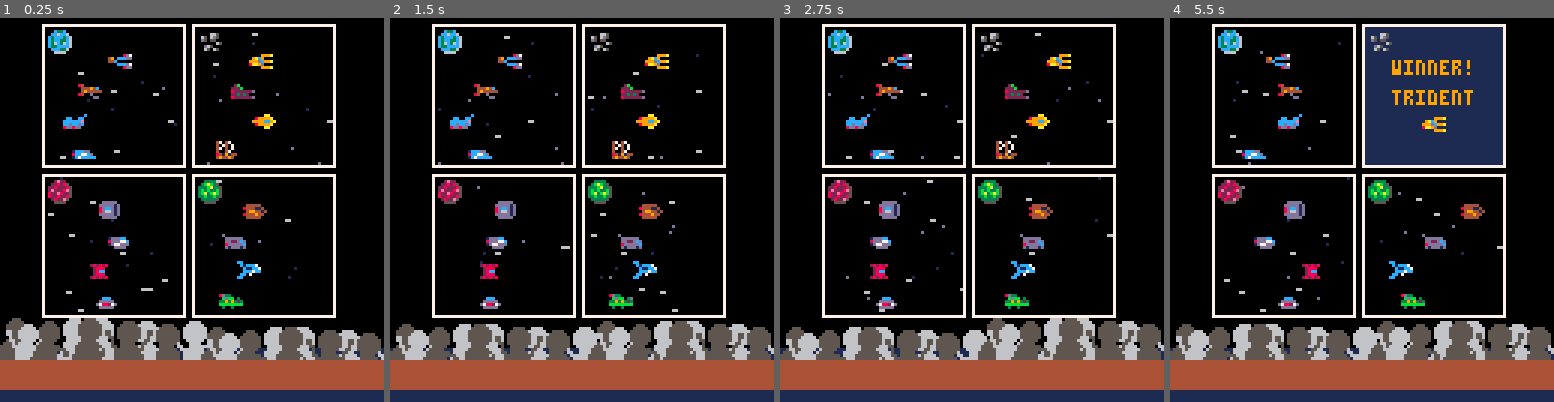
Above: before the commit, frames 1-4 (left to right).
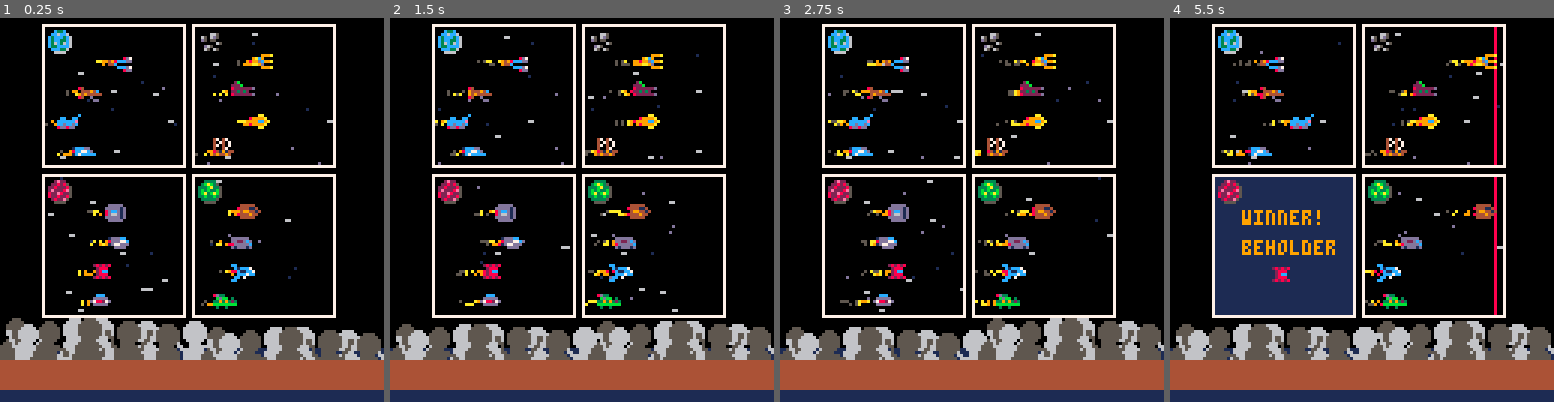
Above: after the commit, the same moments.

Repository: suspicious-smoke/club-bets-pico8
Game: PICO-8 cartridge club-bets.p8
The game is run twice, just before and just after one commit, with the same random seed, the same clock (stepped at 60 frames per second) and the same inputs.
Inputs:
- Up to frame 1 (0.25 s): no input
- Up to frame 2 (1.5 s): tap X (X key) at 0.33, 1.07 s; tap O (Z key) at 0.7 s
- Up to frame 3 (2.75 s): hold Right 1.6-2.1 s; tap O (Z key) at 1.7, 2.1, 2.5 s; tap X (X key) at 1.85 s; hold Up 2.15-2.42 s; hold Right from 2.47 s (still down)
- Up to frame 4 (5.5 s): tap O (Z key) every 0.4 s from 2.9 to 5.3 s; tap X (X key) at 2.97, 4.08, 5.2 s; release Right at 3.03 s; hold Left 3.08-3.58 s; hold Down 3.63-3.97 s; hold Right 4.02-4.68 s; hold Up 4.73-5.03 s; hold Left from 5.08 s (still down)

The runs differ from the first frame. In frame 1, 3.0% of the frame differs, in the area x 11-72%, y 9-76%; in frame 2, 3.8%; in frame 3, 4.2%; in frame 4, 28%, in the area x 11-87%, y 2-78%.

Commit message:
flame effect

Diff:
--- a/club-bets.p8
+++ b/club-bets.p8
@@ -103,6 +103,11 @@
 		add(stary,flr(rnd(128)))
 		add(starspd,rnd(2)+0.5)
 	end
+	effects={}
+	--two flame effects
+	f1c={8,9,10,5}--red effect
+	f2c={7,6,6,5}--white to grey
+	f3c={7,12,12,1}--blue flame
 
 	_upd=blank
 	_drw=blank
@@ -861,10 +866,11 @@
 
 function upd_watch_race()
 	animatestars()
+	update_fx()
 	sn=1.5*sin(time())--crowd sin wave
 	r_tmr+=1
 	state_tmr+=1
-	if r_tmr>5 then
+	if r_tmr>4 then
 		r_tmr=0
 		change_ship_pos()
 	end
@@ -898,6 +904,7 @@
 
 function drw_watch_race()
 	draw_starfield()
+	draw_fx()
 	--star covers
 	rectfill(0,0,14,128,0)
 	rectfill(111,0,128,128,0)
@@ -923,6 +930,7 @@
 		end
 		--player
 		for i_plyr=1,4 do
+			fire(21+race_px[i_arena][i_plyr]+_lx,i_plyr*10+_ly+5,-1,0,1,6,f1c)
 			p_spr=47+arenas[i_arena][i_plyr][1]
 			spr(p_spr,18+race_px[i_arena][i_plyr]+_lx,i_plyr*10+_ly)
 		end
@@ -1560,6 +1568,94 @@
 		starx[i]=_starx
 	end
 end
+
+--particles
+function add_fx(x,y,die,dx,dy,grav,grow,shrink,r,c_table,shwave)
+    local fx={
+        x=x,
+        y=y,
+        t=0,
+        die=die,
+        dx=dx,
+        dy=dy,
+        grav=grav,
+        grow=grow,
+        shrink=shrink,
+        r=r,
+        c=0,
+        c_table=c_table,
+        shwave=shwave
+    }
+    add(effects,fx)
+end
+
+function update_fx()
+ for fx in all(effects) do
+  --lifetime
+  fx.t+=1
+  if fx.t>fx.die then del(effects,fx) end
+
+  --color depends on lifetime
+  if fx.t/fx.die < 1/#fx.c_table then
+      fx.c=fx.c_table[1]
+
+  elseif fx.t/fx.die < 2/#fx.c_table then
+      fx.c=fx.c_table[2]
+
+  elseif fx.t/fx.die < 3/#fx.c_table then
+      fx.c=fx.c_table[3]
+
+  else
+      fx.c=fx.c_table[4]
+  end
+
+  --physics
+  if fx.grav then fx.dy+=.5 end
+  if fx.grow then fx.r+=.1 end
+  if fx.shrink then fx.r-=.1 end
+		if fx.shwave then fx.r+=1 end
+  --move
+  fx.x+=fx.dx
+  fx.y+=fx.dy
+ end
+end
+
+function draw_fx()
+ for fx in all(effects) do
+  --draw pixel for size 1, draw circle for larger
+  if fx.r<=1 then
+      pset(fx.x,fx.y,fx.c)
+  else
+  	 circfill(fx.x,fx.y,fx.r,fx.c)
+
+  end
+ end
+end
+
+-- fire effect
+--dx/dy should be mults of -+.5
+function fire(x,y,dx,dy,r,l,c_table)
+ for i=0, 1 do
+  --settings
+  add_fx(
+   x+rnd(1)-1/2,--x
+   y+rnd(1)-1/2,--y
+   l+rnd(l),--die
+   dx,--dx
+   dy,--dy
+   false,--gravity
+   false,--grow
+   true,--shrink
+   r,--radius
+   c_table,--color_table
+   false--shwave
+
+  )
+ end
+end
+
+
+
 __gfx__
 00000000000000000000000000000000000000000000000000000000000000000000000000000000000000000000000000000000000000000000000000000000
 0000003bbb1000000000000000000000000000000000000000000000000000000000000000000000000000000000000000000000000000000000000000000000
@@ -1585,14 +1681,14 @@
 00000000c33cccc600d650008228228533b33b3509a9a95006000600063106000000000000000000000000000000000000000000000000000000000055566660
 000000000ccc33600065065002822e5003333350009a950000666000006660000000000000000000000000000000000000000000000000000000000055566600
 00000000006666000000000000555500005555000000000000000000000000000000000000000000000000000000000000000000000000000000000000000000
-00000000000000000000000000000000000000000000000000000000000000000000000000000000000000000000000000000000000000000000000000000000
-00000000000000000000000000000000047047000ddddd00000000000000000000000000cc000000000000000000000000000000000000000000000000000000
-0000000002b00000000000000444440004074070ddddd1d0000008d7d0000000840000000c1ccc700000000c8d330000028282800000999a0000aa0000000000
-00000000222b00001dddcc0084441140047040708dccd1d0490cccdd0dddddd0044494c000c11cc70cc00cc00bdbb0300028880009ac9000089999a000ccc000
-1cccdd008222222d8ddd77c004994414040047008d66d1d044c000000dd22dcd0494444400ccc7cccccccce0339393230028cc00999dc99a9999cc9a0ddddd00
-8cc77cd0223232001d77ddd08444944008419144ddddd1d0000cccd708dddddc8400d0000cc07000ccdccdc0bbbbbbbb002888008aa9d000089999a0d78827d0
-1c7ccccc8222222d00dddd0004444400049449400ddddd00000008dd0d1ddd1d00000dd0cc0000008dd8dd0003003000028282800000999a0000aa000ddddd00
-00000000000000000000000000000000000000000000000000000000000000000000000000000000000000000000000000000000000000000000000000000000
+00000000000000000000000000000000470470000000000000000000000000000000000000000000000000000000000000000000000000000000000000000000
+0000000002b000000000000000000000407407000000000000000000000000000000000000000000000000000000000000000000000000000000000000000000
+00000000222b00000000000004444400470407000ddddd0000000000d000000000000000cc0000000000000c8d330000282828000000999a0000aa0000ccc000
+1cccdd008222222d1dddcc008444114040047000ddddd1d0000008d70dddddd0840000000c1ccc700cc00cc00bdbb0300288800009ac9000089999a00ddddd00
+8cc77cd0223232008ddd77c004994414841914408dccd1d0490cccdd0dd22dcd044494c000c11cc7cccccce033939323028cc000899dc99a9999cc9ad78827d0
+1c7ccccc8222222d1d77ddd084449440494494008d66d1d044c0000008dddddc0494444400ccc7ccccdccdc0bbbbbbbb028880009aa9d000089999a00ddddd00
+000000000000000000dddd000444440000000000ddddd1d0000cccd70d1ddd1d8400d0000cc070008dd8dd0003003000282828000000999a0000aa0000000000
+00000000000000000000000000000000000000000ddddd00000008dd0000000000000dd0cc000000000000000000000000000000000000000000000000000000
 00000000000000000000000000000000000000000000000000000000000000000000000000000000000000000000000000000000000000000000000000000000
 00000000000000000000000000000000000000000000000000000000000000000000000000000000000000000000000000000000000000000000000000000000
 00000000000000000000000000000000000000000000000000000000000000000000000000000000000000000000000000000000000000000000000000000000
